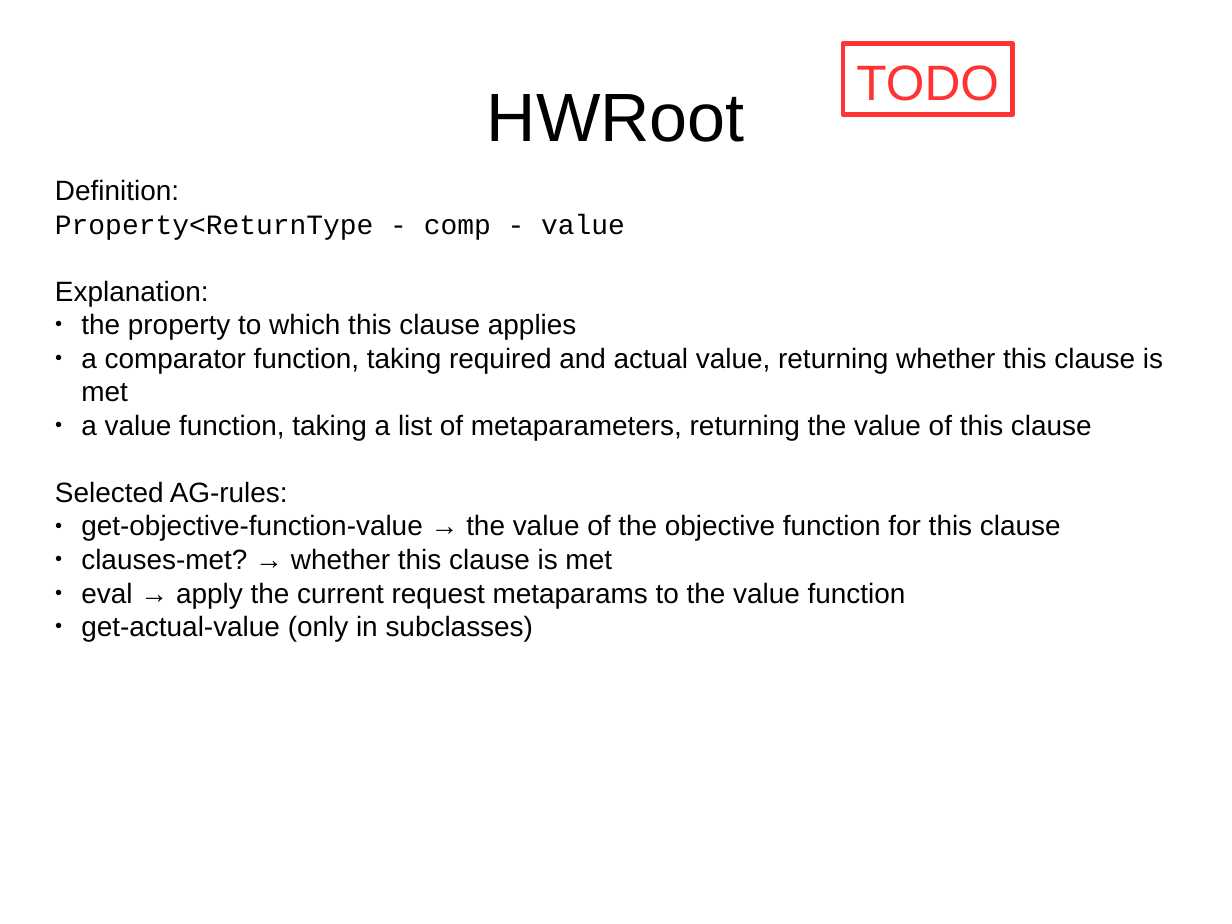
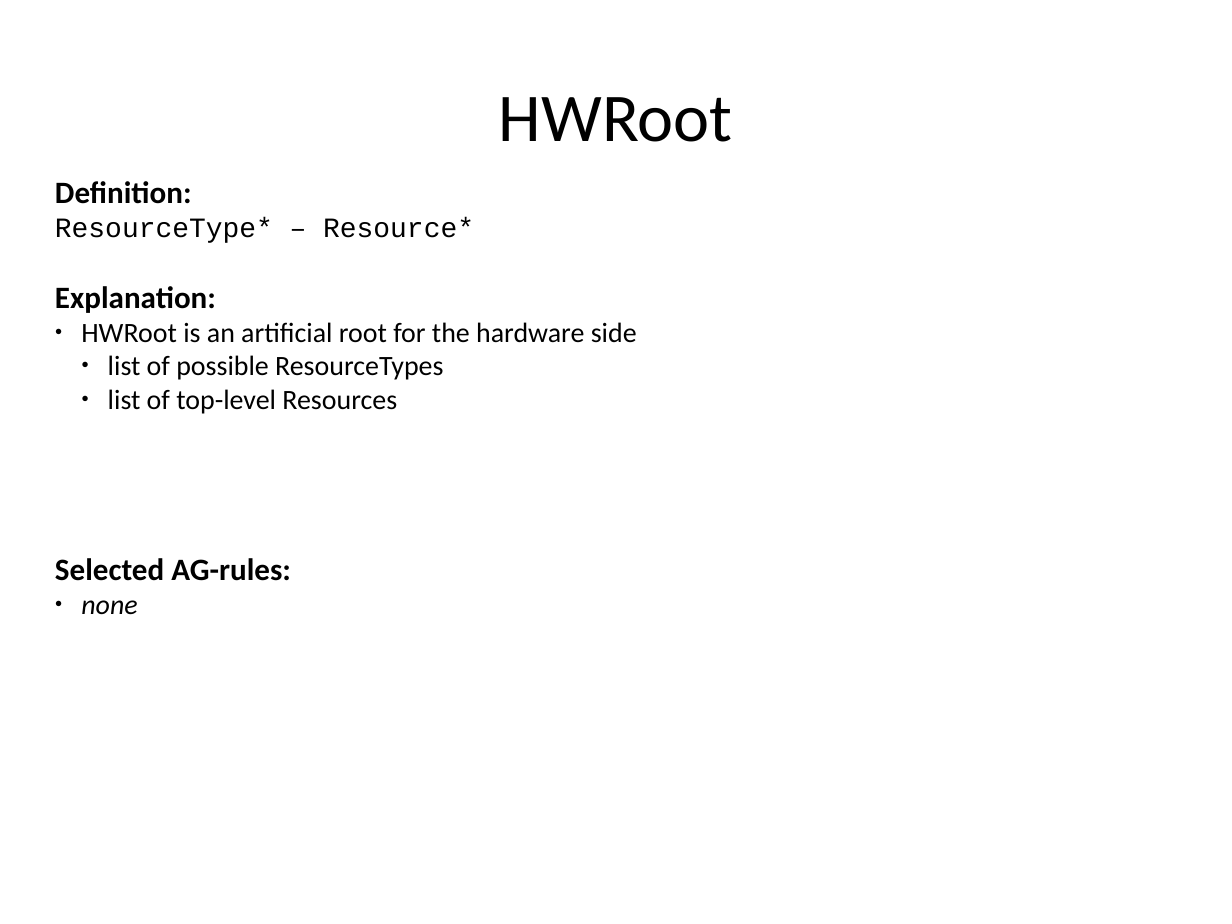
Before and after one commit to rene-schoene/racr-mquat, a slide deck: slide 22 of doc/the-model.odp. Drawn at 1232x924 pixels with LibreOffice and Linux fonts; fonts in the diff are those of the drawing. Boxes give left, top, right and bottom in pixels: in the first picture for what was removed or moved away, otherwise in the second. Text is boxed around its words. In the diff, an @@ line names an element or a change of style, - is before the commit and + after.

Commit message:
Finished detailed docu for AST rules. Switched to Calibri font.

```diff
--- a/doc/the-model.odp
+++ b/doc/the-model.odp
@@ title "HWRoot" at bbox=[499, 97, 733, 142]: font Arial to Calibri @@
@@ rectangle removed at bbox=[843, 44, 1013, 115] @@
-TODO
@@ text at bbox=[55, 181, 291, 581]: size 18 to 20 pt, font Arial to Calibri, bold on in "Definition:", "Explanation:", "Selected AG-rules:" @@
@@ text at bbox=[55, 218, 474, 243]: text changed @@
-Property<ReturnType - comp - value
+ResourceType* – Resource*
@@ text at bbox=[81, 322, 637, 414]: text changed; font Arial to Calibri @@
-● the property to which this clause applies
-● a comparator function, taking required and actual value, returning whether this clause is met
-● a value function, taking a list of metaparameters, returning the value of this clause
+● HWRoot is an artificial root for the hardware side
+  ● list of possible ResourceTypes
+  ● list of top-level Resources
@@ text at bbox=[81, 600, 137, 615]: text changed; font Arial to Calibri; italic on @@
-● get-objective-function-value → the value of the objective function for this clause
-● clauses-met? → whether this clause is met
-● eval → apply the current request metaparams to the value function
-● get-actual-value (only in subclasses)
+● none
```
Also in this commit, not shown: 23 other slides changed, 3 slides added, 3 slides removed, 1 other file.
